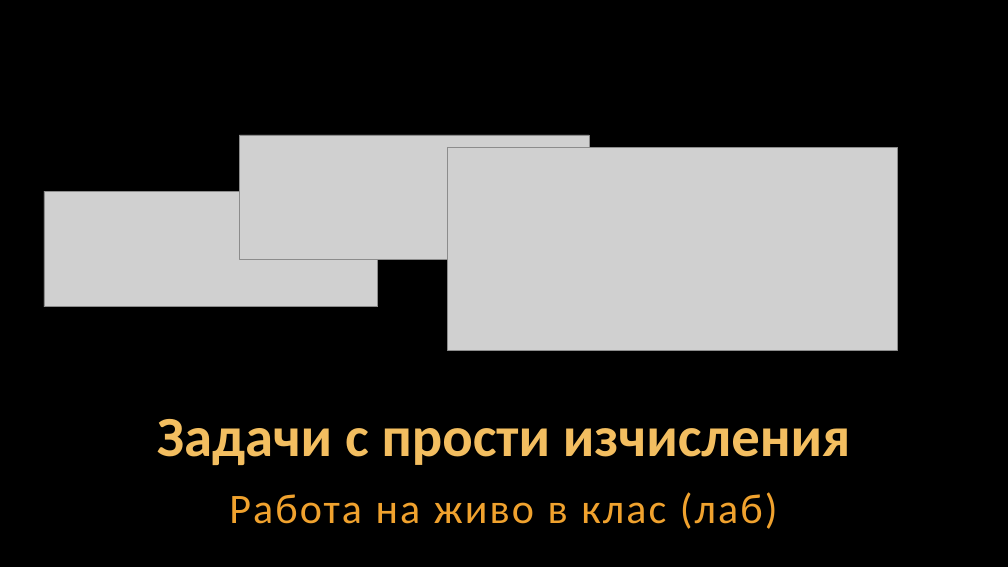
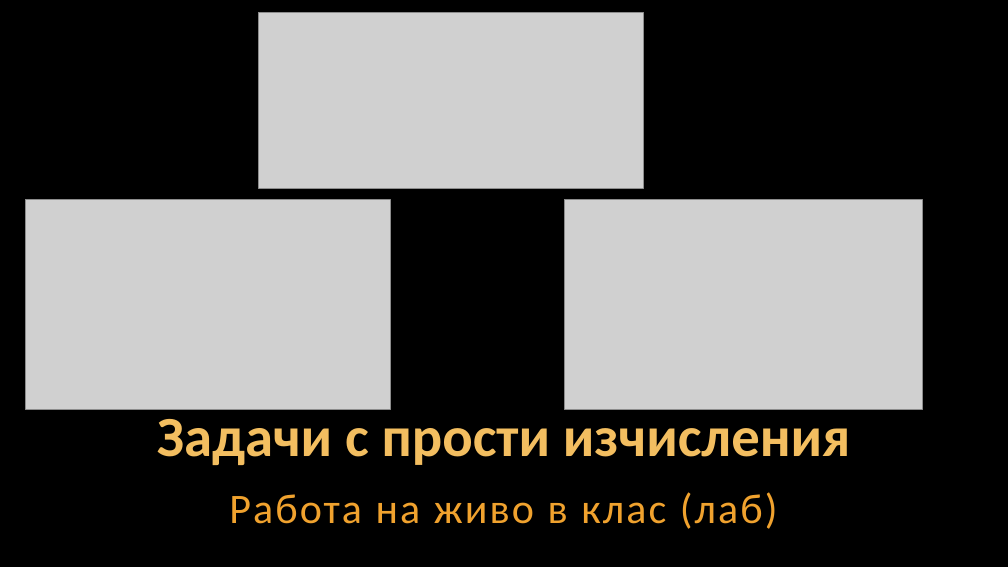
Before and after one commit to Software-University/C-plus-plus, a slide deck: slide 9 of 2. Simple-Calculations/2. Simple-Calculations.pptx. Drawn at 1008x567 pixels with LibreOffice and Linux fonts; fonts in the diff are those of the drawing; grey boxes stand for pictures; background and template pictures are left out. Boxes give left, top, right and bottom in pixels: in the first picture for what was removed or moved away, otherwise in the second. Text is boxed around its words. In the diff, an @@ line names an element or a change of style, - is before the commit and + after.

Commit message:
first 2 lectures

```diff
--- a/2. Simple-Calculations/2. Simple-Calculations.pptx
+++ b/2. Simple-Calculations/2. Simple-Calculations.pptx
@@ picture added at bbox=[258, 13, 644, 188] @@
@@ picture removed at bbox=[239, 135, 589, 259] @@
@@ picture removed at bbox=[447, 147, 897, 351] @@
@@ picture added at bbox=[25, 200, 390, 409] @@
@@ picture removed at bbox=[44, 191, 378, 307] @@
@@ picture added at bbox=[564, 200, 923, 409] @@
```
